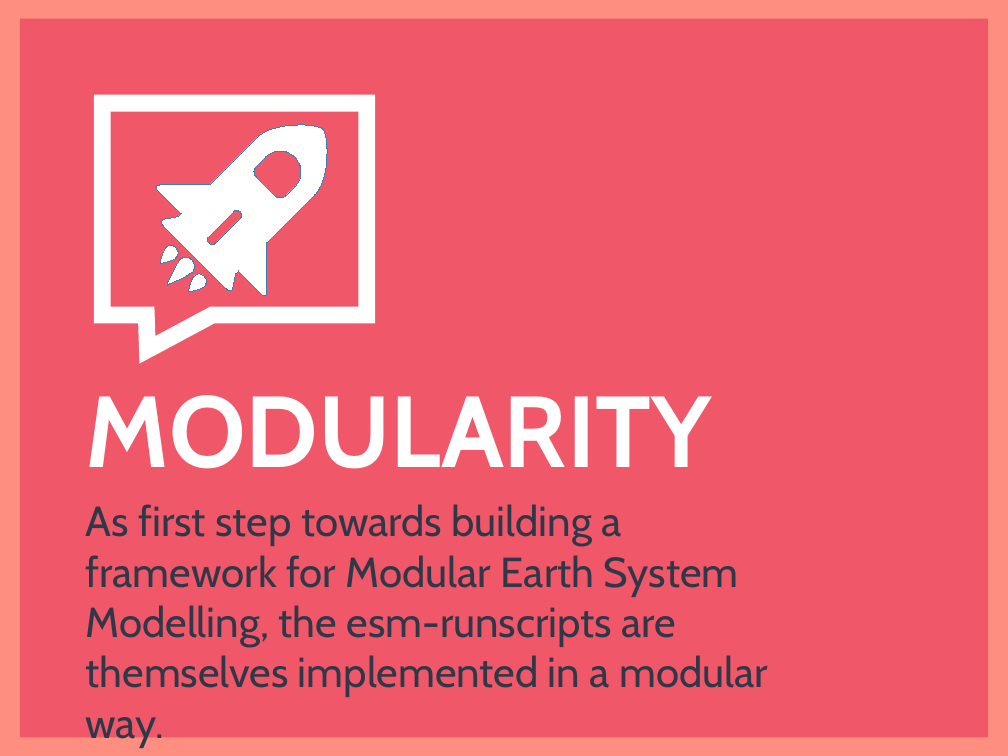
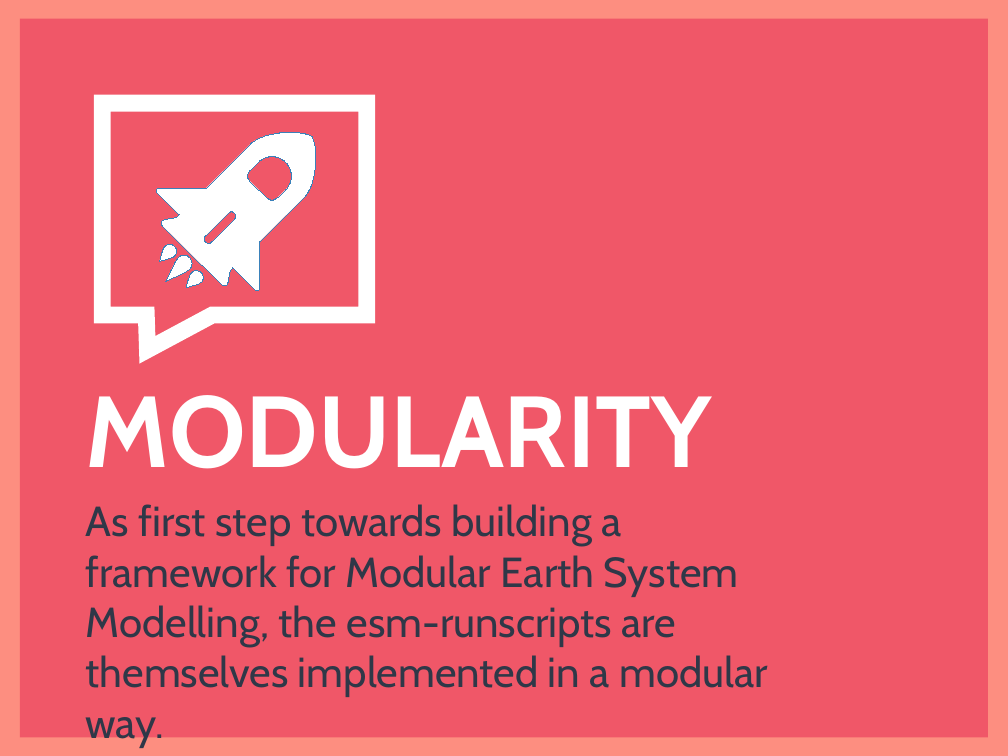
Before and after one commit to esm-tools/esm_workshop, a slide deck: slide 13 of esm-tools.pptx. Drawn at 1008x756 pixels with LibreOffice and Linux fonts; fonts in the diff are those of the drawing. Boxes give left, top, right and bottom in pixels: in the first picture for what was removed or moved away, otherwise in the second. Text is boxed around its words. In the diff, an @@ line names an element or a change of style, - is before the commit and + after.

```diff
--- a/esm-tools.pptx
+++ b/esm-tools.pptx
@@ freeform shape: place and size @@
-freeform shape at [156,125,328,296]
+freeform shape at [156,133,316,291]
@@ freeform shape at [160,244,177,261]: outline redrawn @@
@@ freeform shape: place and size @@
-freeform shape at [166,257,195,285]
+freeform shape at [165,255,192,281]
@@ freeform shape: place and size @@
-freeform shape at [188,274,207,292]
+freeform shape at [186,270,204,287]
```
Also in this commit, not shown: 2 other slides changed, 3 other files.
